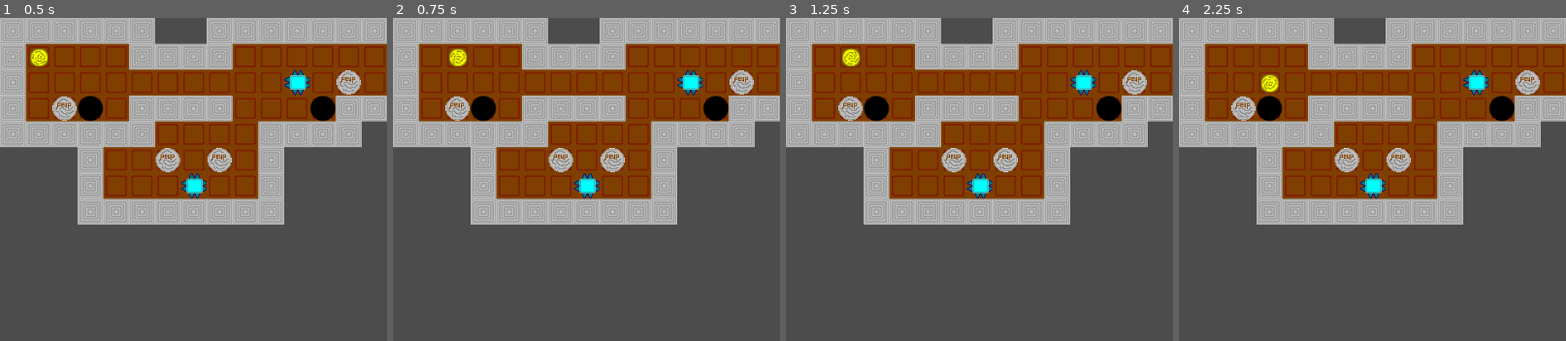
Above: before the commit, frames 1-4 (left to right).
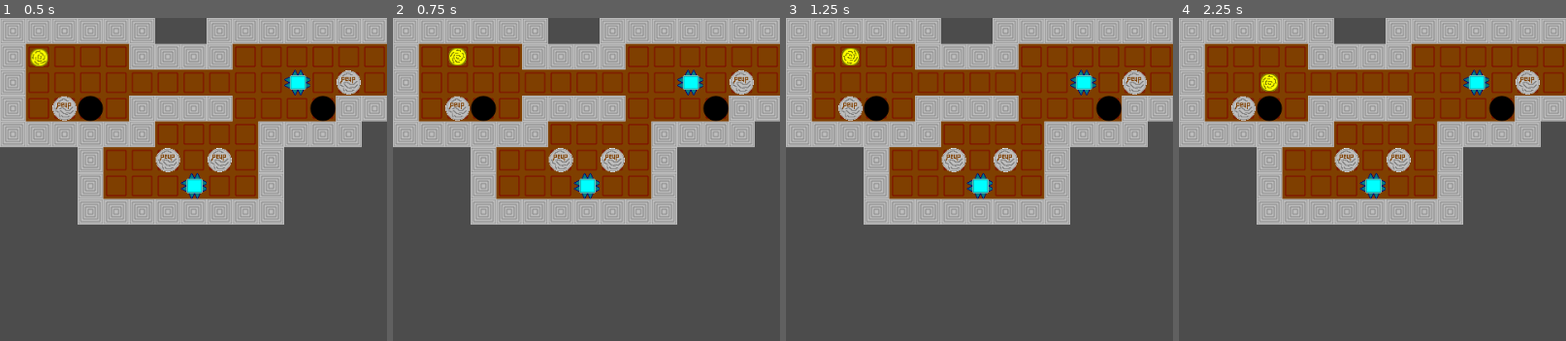
Above: after the commit, the same moments.

Repository: yusufmte/soko
Game: Godot game, scene res://TileMap.tscn
Same seed, same stepped clock (60 frames per second), same inputs: the game is played once before the commit and once after it.
Inputs:
- Up to frame 1 (0.5 s): no input
- Up to frame 2 (0.75 s): tap Enter at 0.5 s; hold Right (ui_right) from 0.53 s (still down)
- Up to frame 3 (1.25 s): keep holding Right (ui_right)
- Up to frame 4 (2.25 s): tap Space at 1.25 s; release Right (ui_right) at 1.28 s; hold Down (ui_down) 1.28-2.03 s; tap Enter at 2 s; hold Right (ui_right) from 2.03 s (still down)
The pictures show only the part of the screen within x 0-50%, y 0-50%; the shares and areas given below are measured in that part.

Frame 1 is identical in both runs. In frame 2, 0.2% of the frame differs, in the area x 14-20%, y 9-16%; in frame 3, 0.2%; in frame 4, 0.2%, in the area x 21-26%, y 17-24%.

Commit message:
small logic improvements to boulder pushing and player moving code
In some places I prefered updating positions based on the output of map_to_world, rather
than by incrementing positions. I think this can prevent buildup of rounding errors from incrementing positions

Diff:
--- a/Player.gd
+++ b/Player.gd
@@ -49,7 +49,7 @@
 	return direction
 
 func complete_move(direction_vec):
-	position += direction_vec * get_parent().cell_size
+	position = get_parent().map_to_world( get_parent().world_to_map(position) + direction_vec ) + get_parent().cell_size/2
 
 func attempt_move(direction):
 	var direction_vec = dir_to_displacement_vec[direction]
@@ -62,7 +62,7 @@
 		2: # spike
 			deflate() # deflates player
 		4: # hole
-			position += direction_vec * get_parent().cell_size # movement occurs...
+			complete_move(direction_vec)
 			fall() # ...much to the player's peup :D
 		_:
 			no_tile_obstacle = true
--- a/TileMap.gd
+++ b/TileMap.gd
@@ -33,19 +33,17 @@
 		bould.knock_bould()
 
 func push_bould(bould,dir): # moves bould in a certain direction, or returns false if it can't
-	var can_move = false
 	if bould.is_topside:
 		var dest_coord = world_to_map(bould.position) + dir_to_displacement_vec[dir]
 		var dest_type = get_cellv(dest_coord)
 		if (not dest_type in obstacles) and (get_boulds_here(dest_coord).size()) == 0:
-			bould.position += dir_to_displacement_vec[dir]*cell_size
-			can_move = true
+			bould.position = map_to_world(dest_coord)+cell_size/2
 			match dir:
 				RIGHT: bould.rotate_bould("cw")
 				LEFT: bould.rotate_bould("ccw")
-		if can_move:
 			attempt_bouldrop(bould)
-	return can_move
+			return true
+	return false
 
 # Called every frame. 'delta' is the elapsed time since the previous frame.
 #func _process(delta):
